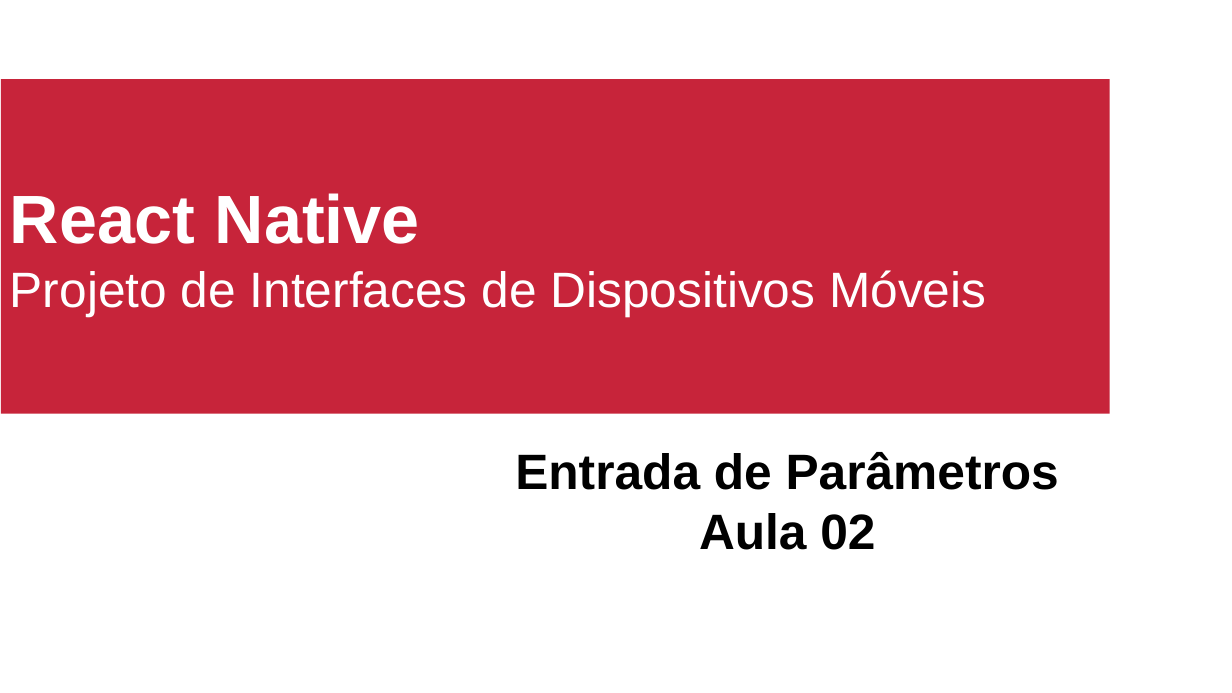
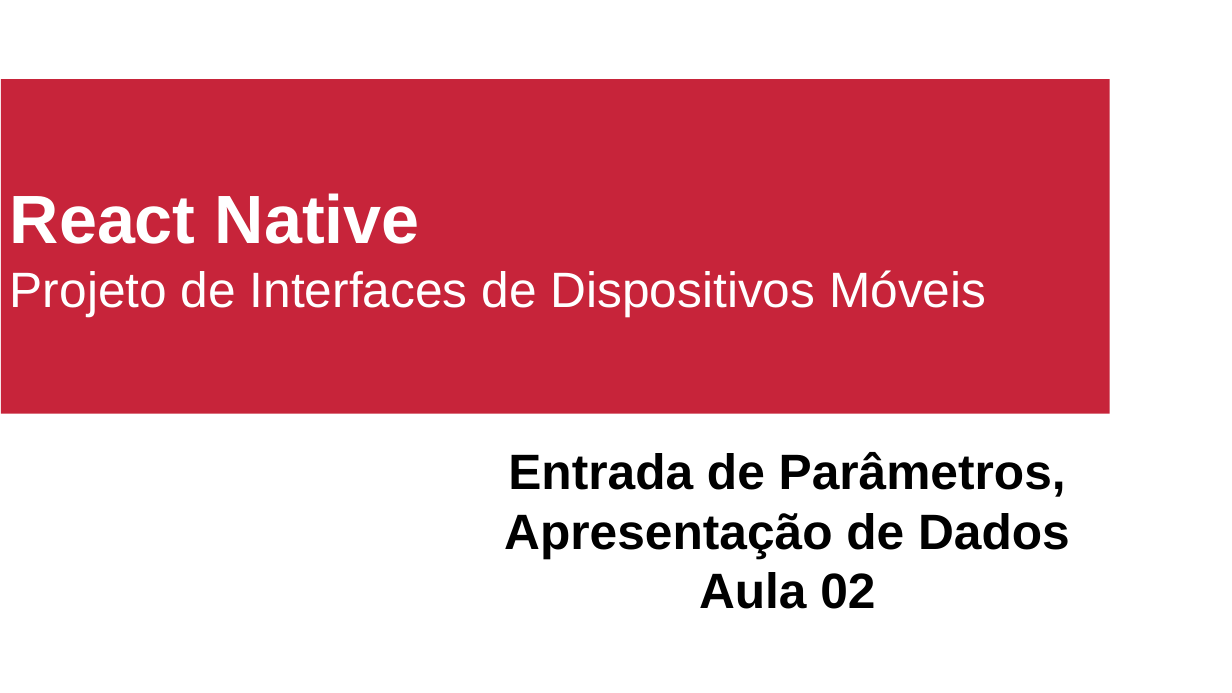
Before and after one commit to johnmagt/PIDM-2019_2, a slide deck: slide 1 of SLIDES/aula02.odp. Drawn at 1232x693 pixels with LibreOffice and Linux fonts; fonts in the diff are those of the drawing; background and template pictures are left out. Boxes give left, top, right and bottom in pixels: in the first picture for what was removed or moved away, otherwise in the second. Text is boxed around its words. In the diff, an @@ line names an element or a change of style, - is before the commit and + after.

```diff
--- a/SLIDES/aula02.odp
+++ b/SLIDES/aula02.odp
@@ subtitle at [504, 452, 1070, 558]: text changed @@
-Entrada de Parâmetros
+Entrada de Parâmetros, Apresentação de Dados
```
Also in this commit, not shown: 3 other slides changed, 13 slides added, 10 slides removed, 2 other files.
